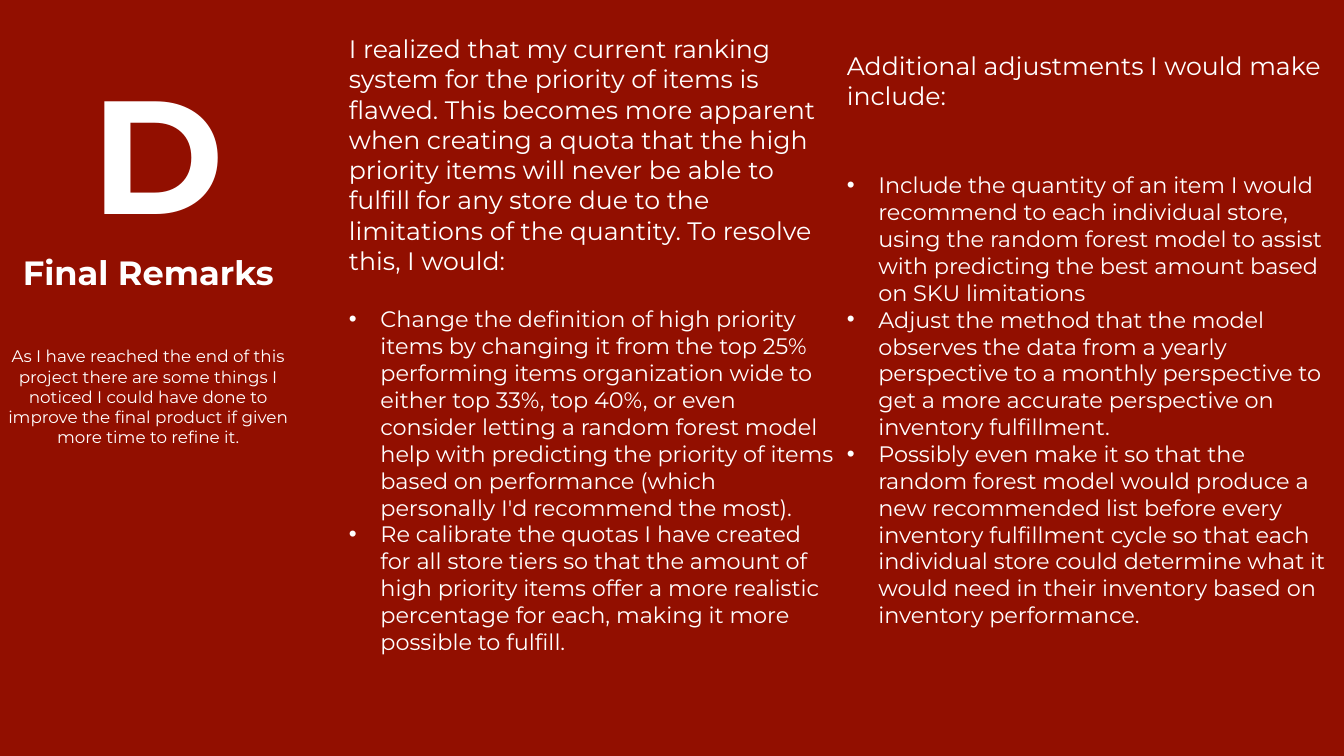
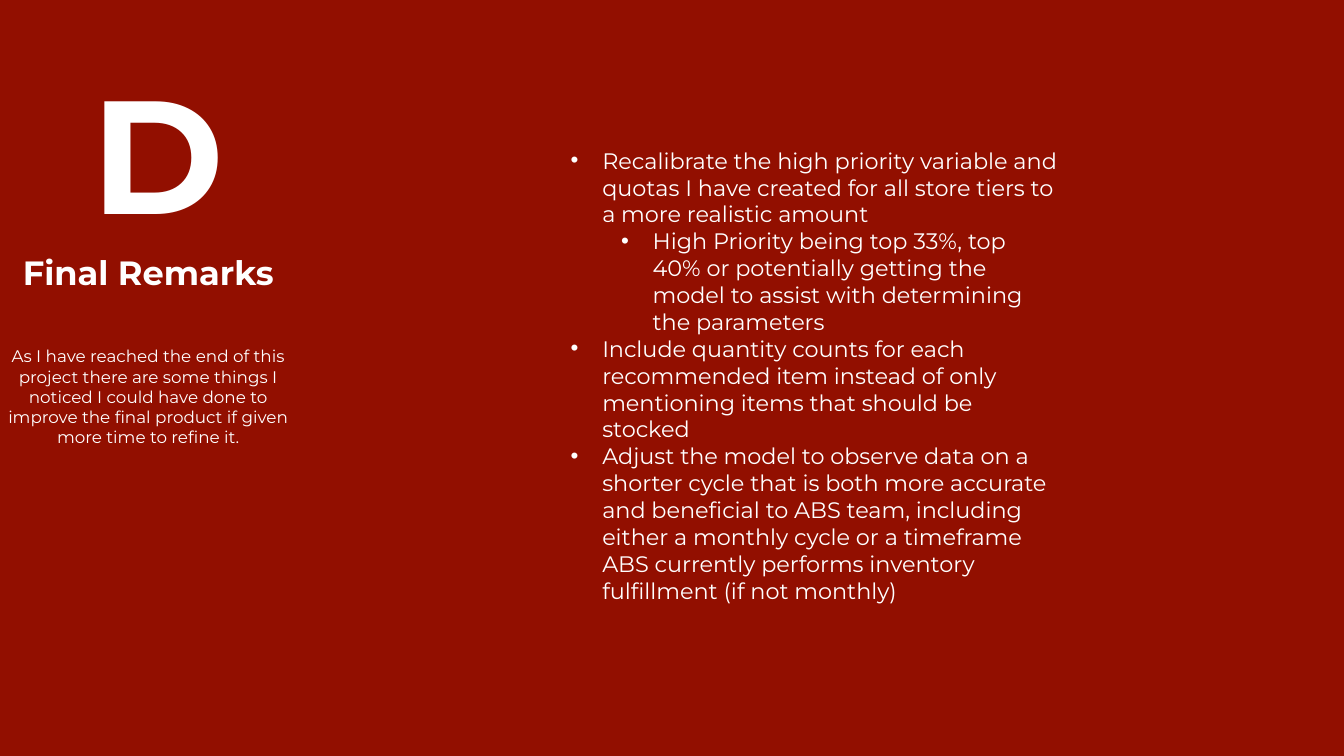
Before and after one commit to andrewarsaw/DATA-205, a slide deck: slide 10 of AndreWarsaw_ABS_Presentation.pptx. Drawn at 1344x756 pixels with LibreOffice and Linux fonts; fonts in the diff are those of the drawing. Boxes give left, top, right and bottom in pixels: in the first picture for what was removed or moved away, otherwise in the second. Text is boxed around its words. In the diff, an @@ line names an element or a change of style, - is before the commit and + after.

```diff
--- a/AndreWarsaw_ABS_Presentation.pptx
+++ b/AndreWarsaw_ABS_Presentation.pptx
@@ text removed at [349,39,834,655] @@
-I realized that my current ranking system for the priority of items is flawed. This becomes more apparent when creating a quota that the high priority items will never be able to fulfill for any store due to the limitations of the quantity. To resolve this, I would:
-• Change the definition of high priority items by changing it from the top 25% performing items organization wide to either top 33%, top 40%, or even consider letting a random forest model help with predicting the priority of items based on performance (which personally I'd recommend the most).
-• Re calibrate the quotas I have created for all store tiers so that the amount of high priority items offer a more realistic percentage for each, making it more possible to fulfill.
@@ text removed at [847,56,1325,628] @@
-Additional adjustments I would make include:
-• Include the quantity of an item I would recommend to each individual store, using the random forest model to assist with predicting the best amount based on SKU limitations
-• Adjust the method that the model observes the data from a yearly perspective to a monthly perspective to get a more accurate perspective on inventory fulfillment.
-• Possibly even make it so that the random forest model would produce a new recommended list before every inventory fulfillment cycle so that each individual store could determine what it would need in their inventory based on inventory performance.
@@ text added at [602,152,1056,604], 16 pt, text #FFFFFF @@
+• Recalibrate the high priority variable and quotas I have created for all store tiers to a more realistic amount
+  • High Priority being top 33%, top 40% or potentially getting the model to assist with determining the parameters
+• Include quantity counts for each recommended item instead of only mentioning items that should be stocked
+• Adjust the model to observe data on a shorter cycle that is both more accurate and beneficial to ABS team, including either a monthly cycle or a timeframe ABS currently performs inventory fulfillment (if not monthly)
```
Also in this commit, not shown: 4 other slides changed, 2 slides added, 1 slide removed, 1 other file.
